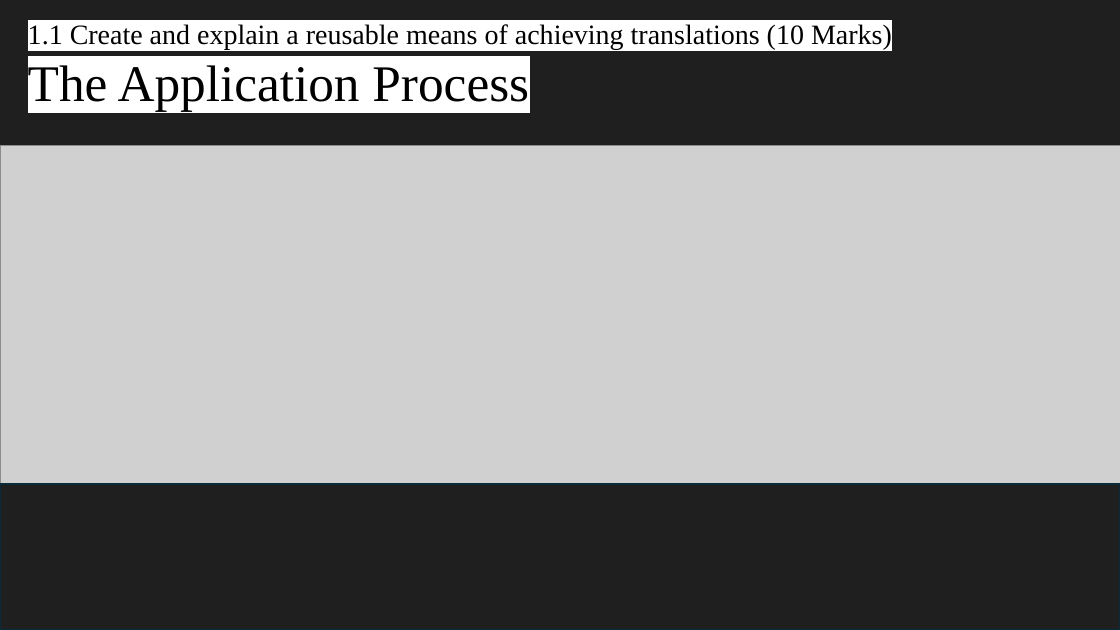
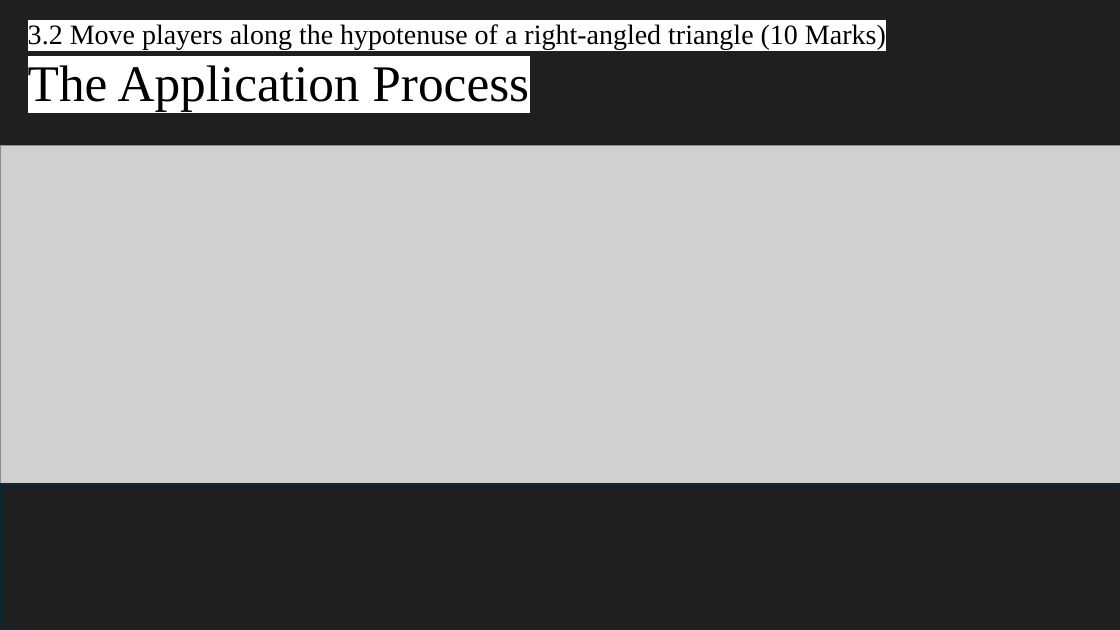
Before and after one commit to prawny-boy/Trig-Game, a slide deck: slide 19 of CAT Y8 Inv1 Presentation.pptx (slide 6 before the commit). Drawn at 1120x630 pixels with LibreOffice and Linux fonts; fonts in the diff are those of the drawing; grey boxes stand for pictures; background and template pictures are left out. Boxes give left, top, right and bottom in pixels: in the first picture for what was removed or moved away, otherwise in the second. Text is boxed around its words. In the diff, an @@ line names an element or a change of style, - is before the commit and + after.

```diff
--- a/CAT Y8 Inv1 Presentation.pptx
+++ b/CAT Y8 Inv1 Presentation.pptx
@@ text at (x1=28, y1=24, x2=886, y2=50): text changed @@
-1.1 Create and explain a reusable means of achieving translations (10 Marks)
+3.2 Move players along the hypotenuse of a right-angled triangle (10 Marks)
```
Also in this commit, not shown: 5 other slides changed, 18 slides added, 1 other file.
